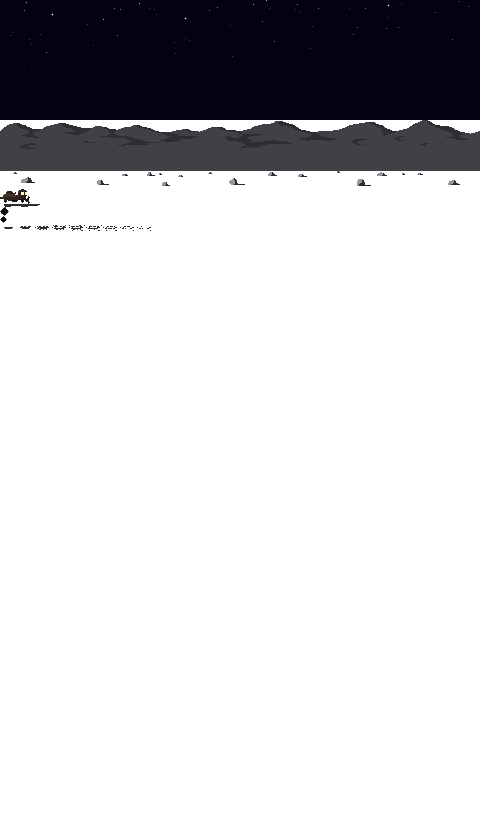
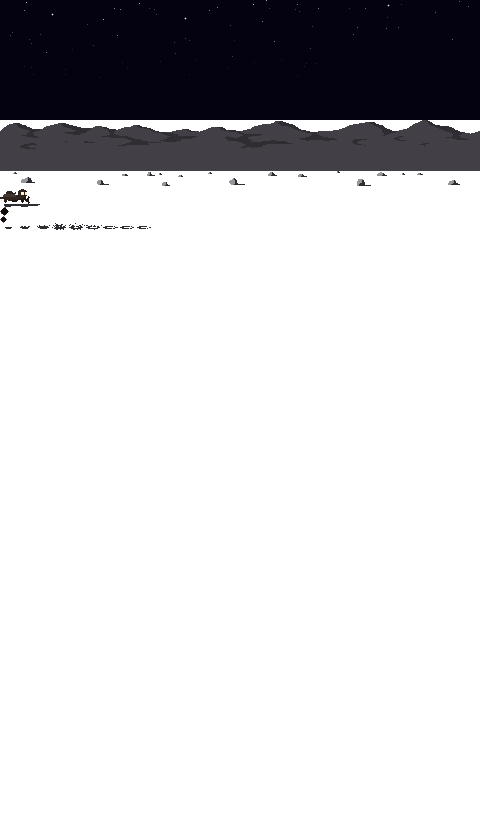
Layers edited between the first and the second (480, 840) image:
renamed "Layer 8" to "groundbomb", painted on it over bbox(4, 223, 151, 231)
